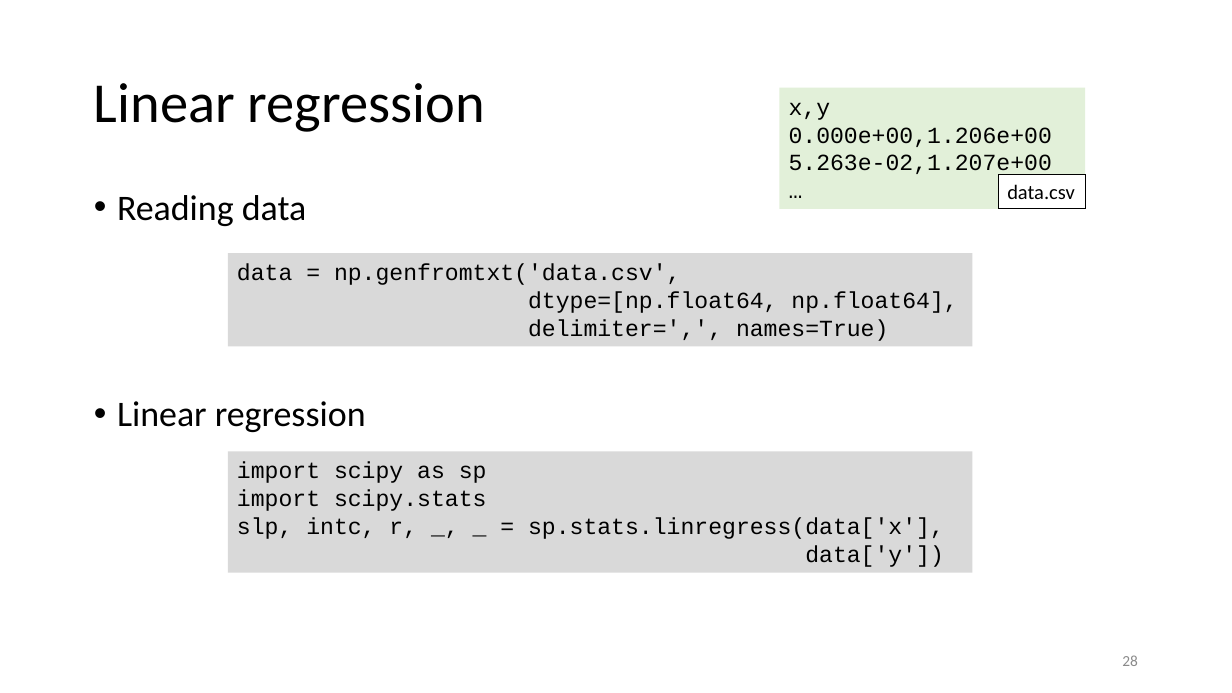
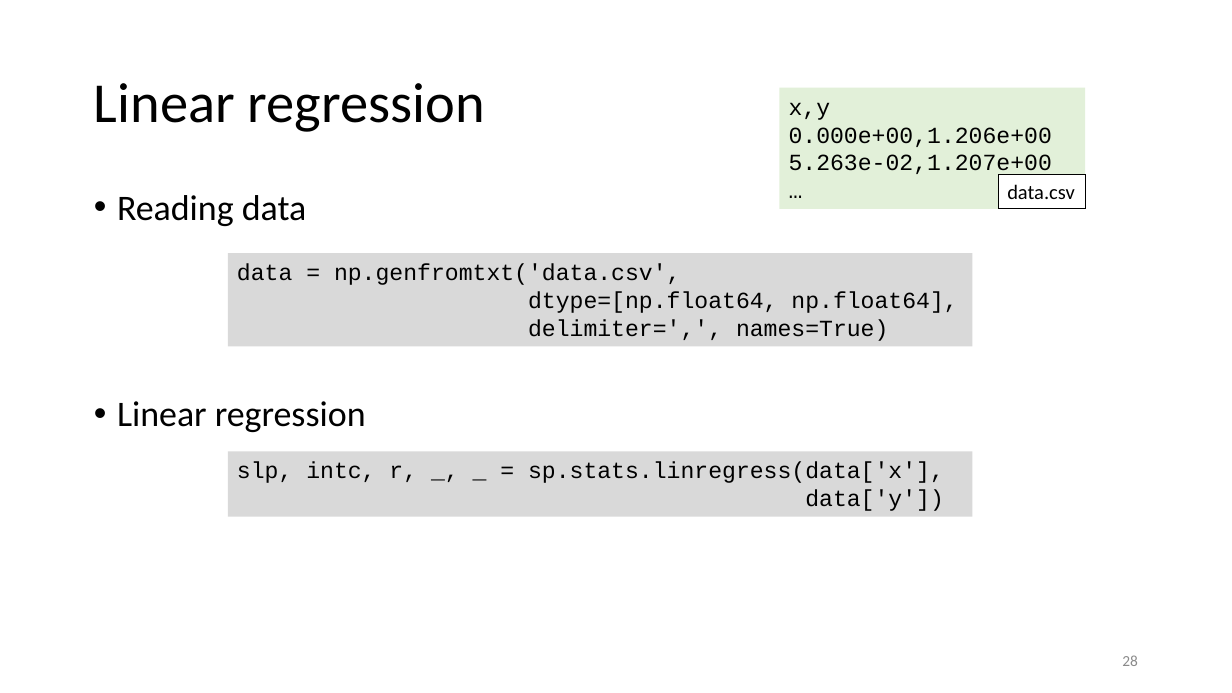
Before and after one commit to gjbex/Scientific-Python, a slide deck: slide 28 of scientific_python.pptx. Drawn at 1232x693 pixels with LibreOffice and Linux fonts; fonts in the diff are those of the drawing. Boxes give left, top, right and bottom in pixels: in the first picture for what was removed or moved away, otherwise in the second. Text is boxed around its words. In the diff, an @@ line names an element or a change of style, - is before the commit and + after.

Commit message:
Remove scipy imports that are no longer required
In the past, you had to import scipy subpackages before you could use them.  This is no longer required, so slides have
been modified accordingly.

```diff
--- a/scientific_python.pptx
+++ b/scientific_python.pptx
@@ rectangle "slp, intc, r, _, _ ...": place and size @@
-rectangle "slp, intc, r, _, _ ..." at (228,451,973,572)
+rectangle "slp, intc, r, _, _ ..." at (228,451,973,517)
@@ text in rectangle at (237,462,487,511): paragraph removed @@
-import scipy as sp
-import scipy.stats
```
Also in this commit, not shown: 5 other slides changed.
